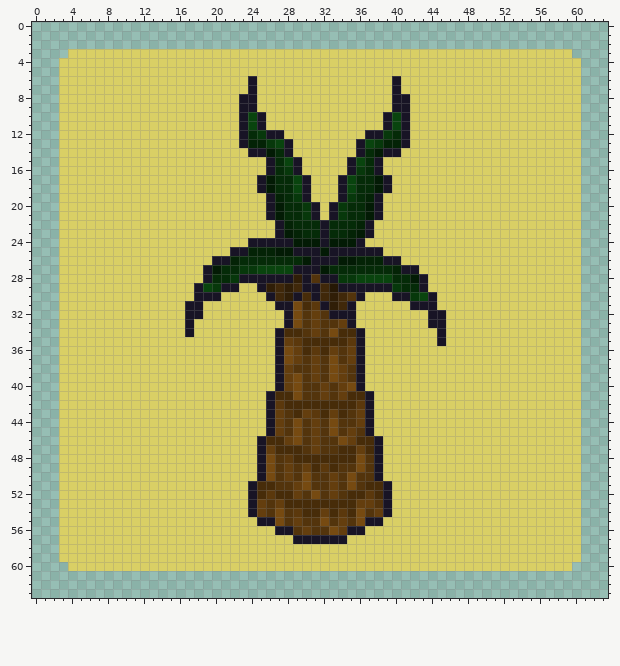
Pixel-art sprite: Assets/Assets/Sprites/Icons/S_Icon_Beach.png. Above: the version before the commit.
The file is 64x64 pixels. Colours within 5 levels of each other are drawn and written as one.
Now the later version:
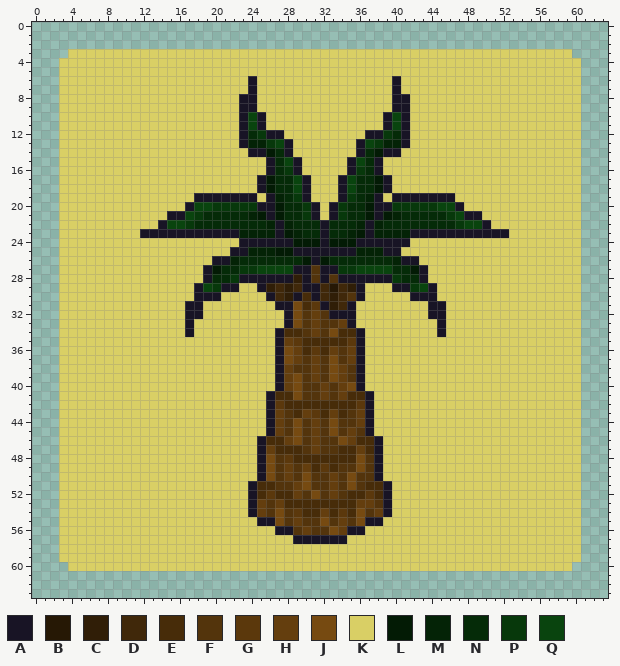
Palette (. is transparent): A #181425  B #261805  C #301e07  D #40280a  E #472c09  F #53340c  G #5b380c  H #643e0e  J #764a11  K #d9cf65  L #031b05  M #042306  N #052b08  P #07380b  Q #09440e
Change:
Changed rows in their new state; - is an unchanged pixel.
first column x 12:
19 ------AAAAAAA---------------AAAAAAA------
20 -----AQQPPPPPA-------------APPPPPQQA-----
21 ---AAQPNNNNNML-------------LMNNNNNPQAA---
22 --AQQPNNNNNNNNM-----------MNNNNNNNNPQQA--
23 AAAAAAAAAAAMMMM-----------MMMMAAAAAAAAAAA
24 -----------A-------------AAAAA-----------
25 --------------------A---MMMAA------------
26 --------------------LNNNNNNNMAA----------
27 -------------------FAAPPQQQQNNLA---------
28 ---------------------FAAAAAAP-N----------
29 ----------------------DC-KKKAAPQA--------
30 ----------------------------KKAA---------
31 ------------------------------KK-A-------
33 --------------------------------K--------
35 ---------------------------------K-------
Where, in picture pixels (left, top, right, bottom), the same in both pictures:
changed: (140, 193, 275, 247)
changed: (311, 193, 509, 346)
